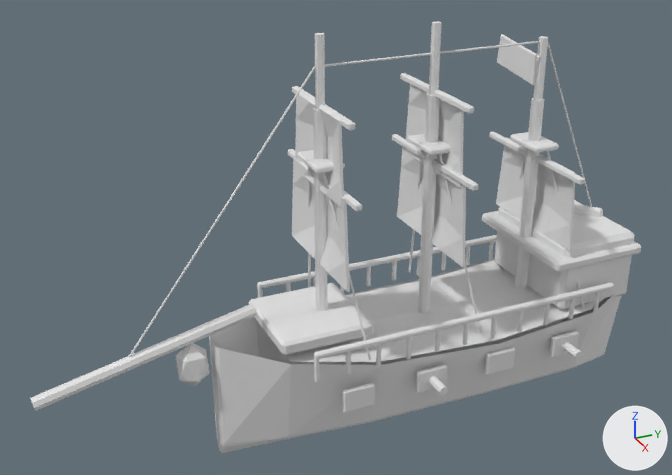
The Blender file ArtSource/Models/Blender/EnemyShipsV04/enemy_corsair_v04.blend as it was, and as the next commit left it.
The view is the same before and after, from a 50 mm camera at (5.29, -3.1, 3.8) aimed at (-0.07, -0.69, 1.12). The axes (+X, +Y, +Z) are drawn at lower right. The lights are the same throughout. The picture after the commit comes second.

Names of what the first picture shows: 'Bowsprit_Main', 'Enemy_Corsair_Deck', 'Enemy_Corsair_Hull', 'Forecastle_Deck', 'Mast_2_Lower', 'Sail_1_1', 'Sail_1_2', 'Sail_2_1', 'Sail_2_2', 'Sail_3_1', 'Stern_GreatCabin', 'Stern_Quarterdeck' and 53 more.
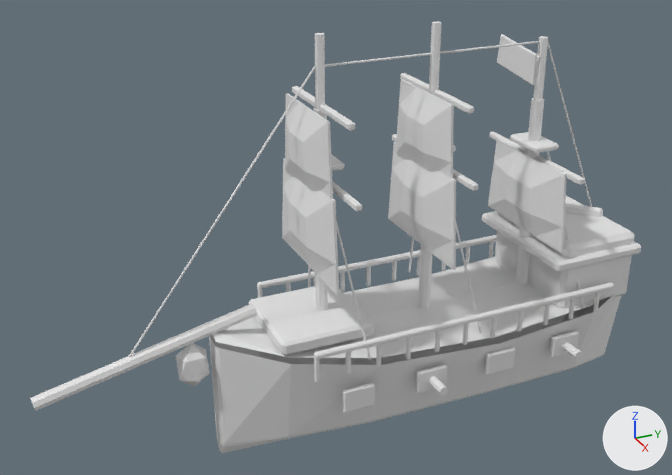
Where the change shows, as pixel boxes [x1, y1, x2, y2] in the pictures (672 x 475 px):
'Enemy_Corsair_Deck', reshaped (23% wider): before [286, 260, 604, 362]; after [213, 257, 604, 358]
'Sail_3_1', reshaped: before [496, 138, 575, 251]; after [488, 139, 567, 253]
'Sail_2_1', reshaped (7% taller): before [397, 147, 466, 267]; after [388, 142, 456, 270]
'Sail_1_1', reshaped: before [292, 157, 350, 292]; after [282, 158, 339, 295]
'Sail_2_2', reshaped: before [406, 84, 464, 188]; after [396, 79, 454, 178]
'Sail_1_2', reshaped: before [295, 93, 344, 208]; after [285, 93, 333, 199]
'Mast_2_Lower', unchanged, covered by the edit: before [418, 93, 440, 313]; after [418, 245, 432, 309]
'Mast_1_Lower', unchanged, covered by the edit: [313, 108, 328, 311] in both

The edits, one by one:
me_enemy_corsair_hull_deckmesh is used by ob_enemy_corsair_deck; location (0.0, 0.0, 0.0); rotation (0.0, 0.0, 3.142), in degrees (0, 0, 180); scale (1.02, 1.04, 1.0).
me_enemy_corsair_hull_deckmesh had 15 vertices, 8 faces and spanned x -0.51..0.51, y -1.48..1.15, z 0.37..0.55.
me_enemy_corsair_hull_deckmesh now has 18 vertices, 10 faces and spans x -0.51..0.51, y -1.48..1.57, z 0.41..0.64.
me_enemy_corsair_hull_deckmesh part 1: the whole mesh is rebuilt.
me_sail_1_1_mesh is used by ob_sail_1_1; location (0.0, 0.0, 0.0); rotation (0.0, 0.0, 3.142), in degrees (0, 0, 180); scale (1.02, 1.04, 1.0).
me_sail_1_1_mesh had 32 vertices, 30 faces and spanned x -0.471..0.471, y 0.748..0.822, z 0.991..1.617.
me_sail_1_1_mesh now has 32 vertices, 30 faces and spans x -0.472..0.472, y 0.875..0.96, z 0.989..1.619.
me_sail_1_1_mesh part 2: 32 of 32 vertices moved; they spanned x -0.471..0.471, y 0.748..0.822, z 0.991..1.617 and now span x -0.472..0.472, y 0.875..0.96, z 0.989..1.619; mean shift (0.0, 0.102, 0.0).
me_sail_1_2_mesh is used by ob_sail_1_2; location (0.0, 0.0, 0.0); rotation (0.0, 0.0, 3.142), in degrees (0, 0, 180); scale (1.02, 1.04, 1.0).
me_sail_1_2_mesh had 32 vertices, 30 faces and spanned x -0.383..0.383, y 0.748..0.822, z 1.539..2.1.
me_sail_1_2_mesh now has 32 vertices, 30 faces and spans x -0.384..0.384, y 0.875..0.96, z 1.536..2.102.
me_sail_1_2_mesh part 3: 32 of 32 vertices moved; they spanned x -0.383..0.383, y 0.748..0.822, z 1.539..2.1 and now span x -0.384..0.384, y 0.875..0.96, z 1.536..2.102; mean shift (0.0, 0.102, 0.0).
me_sail_2_1_mesh is used by ob_sail_2_1; location (0.0, 0.0, 0.0); rotation (0.0, 0.0, 3.142), in degrees (0, 0, 180); scale (1.02, 1.04, 1.0).
me_sail_2_1_mesh had 32 vertices, 30 faces and spanned x -0.471..0.471, y -0.081..-0.007, z 0.991..1.617.
me_sail_2_1_mesh now has 32 vertices, 30 faces and spans x -0.472..0.472, y 0.046..0.131, z 0.989..1.619.
me_sail_2_1_mesh part 4: 32 of 32 vertices moved; they spanned x -0.471..0.471, y -0.081..-0.007, z 0.991..1.617 and now span x -0.472..0.472, y 0.046..0.131, z 0.989..1.619; mean shift (0.0, 0.102, 0.0).
me_sail_2_2_mesh is used by ob_sail_2_2; location (0.0, 0.0, 0.0); rotation (0.0, 0.0, 3.142), in degrees (0, 0, 180); scale (1.02, 1.04, 1.0).
me_sail_2_2_mesh had 32 vertices, 30 faces and spanned x -0.383..0.383, y -0.081..-0.007, z 1.539..2.1.
me_sail_2_2_mesh now has 32 vertices, 30 faces and spans x -0.384..0.384, y 0.046..0.131, z 1.536..2.102.
me_sail_2_2_mesh part 5: 32 of 32 vertices moved; they spanned x -0.383..0.383, y -0.081..-0.007, z 1.539..2.1 and now span x -0.384..0.384, y 0.046..0.131, z 1.536..2.102; mean shift (0.0, 0.102, 0.0).
me_sail_3_1_mesh is used by ob_sail_3_1; location (0.0, 0.0, 0.0); rotation (0.0, 0.0, 3.142), in degrees (0, 0, 180); scale (1.02, 1.04, 1.0).
me_sail_3_1_mesh had 32 vertices, 30 faces and spanned x -0.471..0.471, y -0.94..-0.866, z 0.945..1.519.
me_sail_3_1_mesh now has 32 vertices, 30 faces and spans x -0.472..0.472, y -0.812..-0.727, z 0.942..1.522.
me_sail_3_1_mesh part 6: 32 of 32 vertices moved; they spanned x -0.471..0.471, y -0.94..-0.866, z 0.945..1.519 and now span x -0.472..0.472, y -0.812..-0.727, z 0.942..1.522; mean shift (0.0, 0.102, 0.0).
